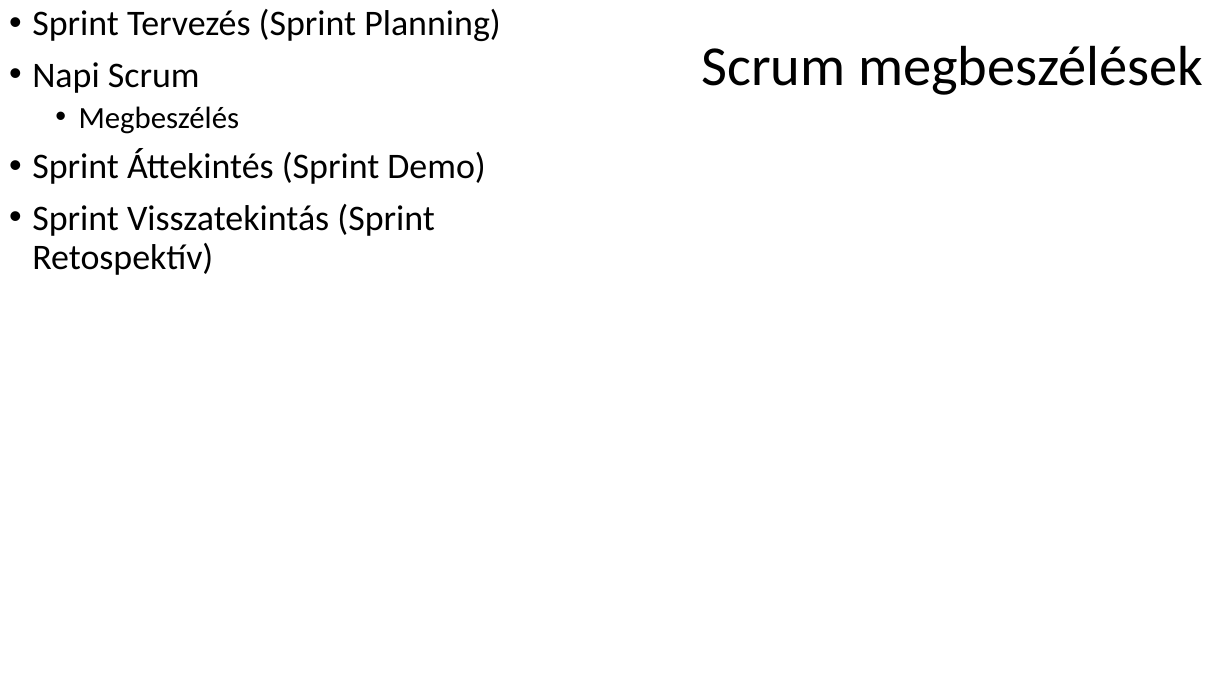
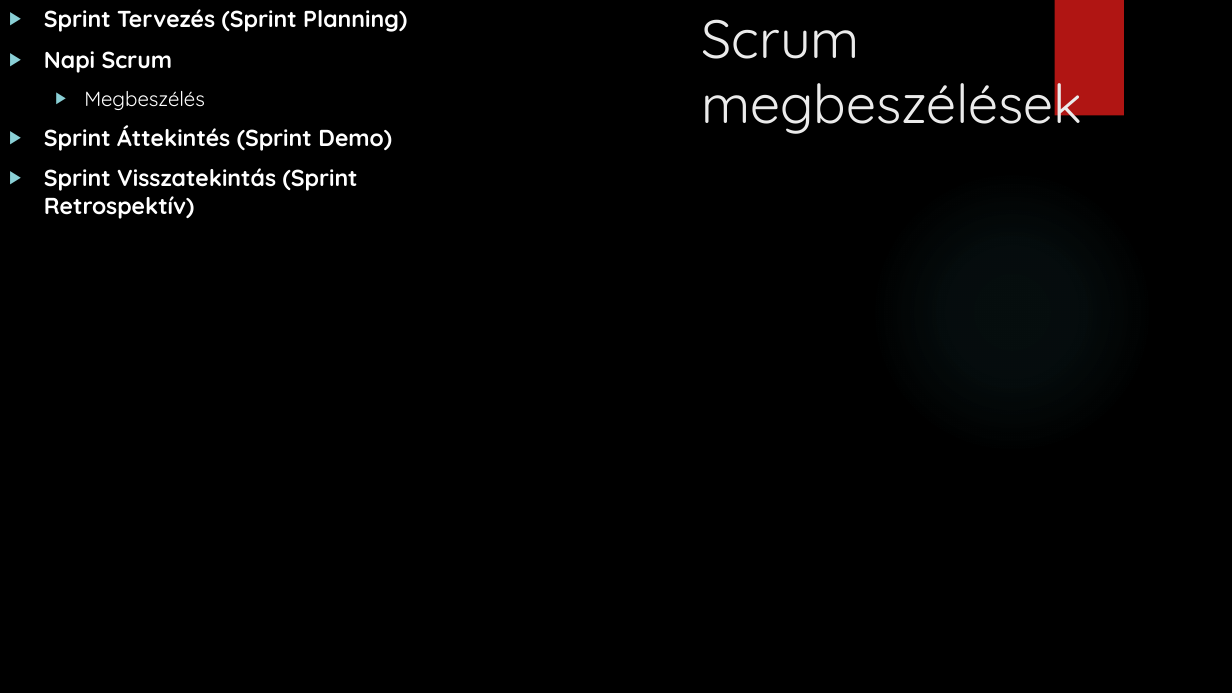
Before and after one commit to MrErik402/PPT, a slide deck: slide 7 of IKT Projekt feladat.pptx. Drawn at 1232x693 pixels with LibreOffice and Linux fonts; fonts in the diff are those of the drawing; background and template pictures are left out. Boxes give left, top, right and bottom in pixels: in the first picture for what was removed or moved away, otherwise in the second. Text is boxed around its words. In the diff, an @@ line names an element or a change of style, - is before the commit and + after.

```diff
--- a/IKT Projekt feladat.pptx
+++ b/IKT Projekt feladat.pptx
@@ background #FFFFFF to picture (left out) @@
@@ text at box(44, 9, 407, 151): size 28 to 18 pt, bold on in "Sprint Tervezés (Sprint Planning)", "Napi Scrum", "Sprint Áttekintés (Sprint Demo)"; font Calibri to Quicksand, text colour #000000 to #FFFFFF in "Sprint Tervezés (Sprint Planning)", "Napi Scrum", "Megbeszélés", "Sprint Áttekintés (Sprint Demo)"; size 24 to 16 pt in "Megbeszélés"; bullet • to ▶; line spacing 0.9 to 1; more space between paragraphs @@
@@ title "Scrum megbeszélések" at box(701, 19, 1082, 134): size 44 to 42 pt, font Calibri to Quicksand, text colour #000000 to #EBEBEB; line spacing 0.9 to 1; vertical alignment middle to top @@
@@ rectangle added at box(1055, 0, 1124, 116), fill #B01513 @@
@@ text at box(44, 168, 358, 219): text changed; size 28 to 18 pt; font Calibri to Quicksand; text colour #000000 to #FFFFFF; bold on @@
-• Sprint Visszatekintás (Sprint Retospektív)
+▶ Sprint Visszatekintás (Sprint Retrospektív)
@@ ellipse added at box(870, 169, 1154, 454), fill gradient #50B9C1 @@
```
Also in this commit, not shown: 8 other slides changed, 1 slide added, 1 slide removed.
